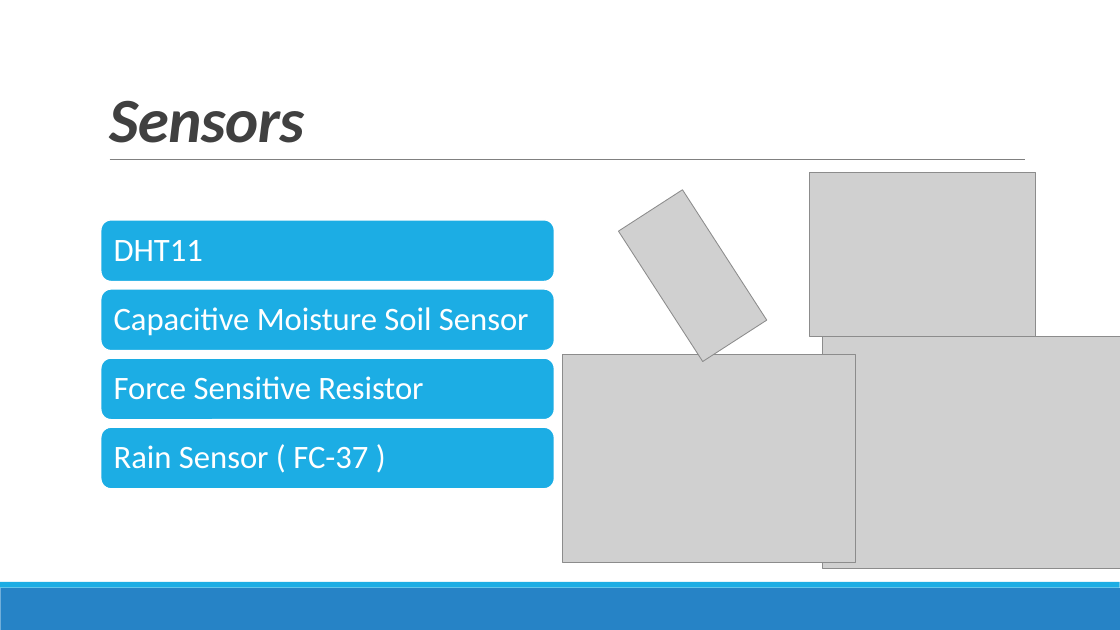
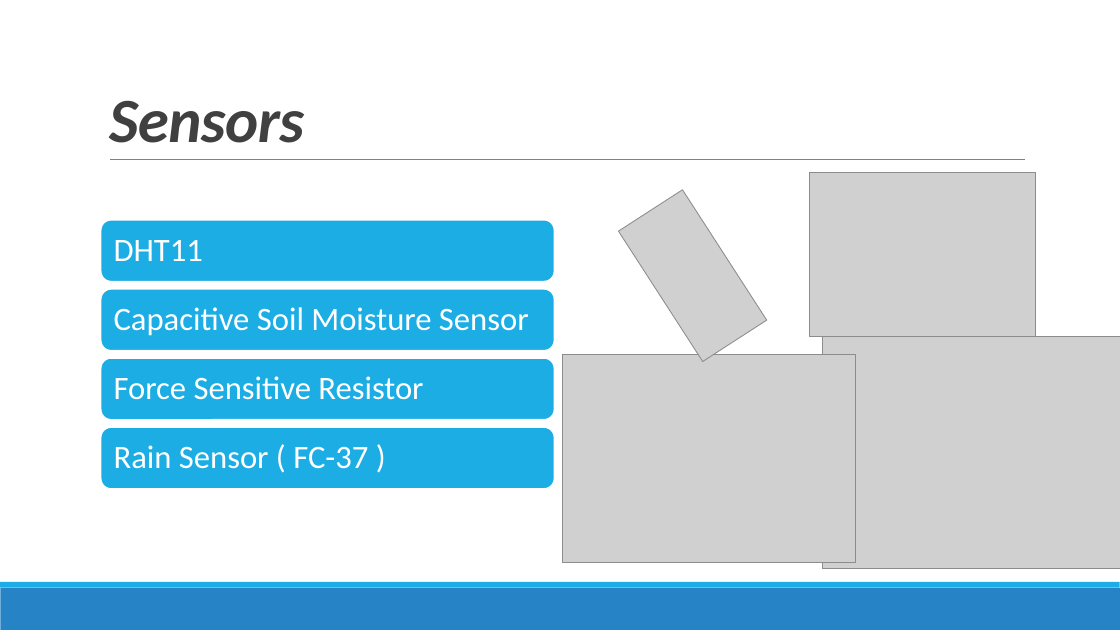
Before and after one commit to sarapeddy/drying-rack-smart, a slide deck: slide 25 of SMART STENDINO.pptx. Drawn at 1120x630 pixels with LibreOffice and Linux fonts; fonts in the diff are those of the drawing; grey boxes stand for pictures. Boxes give left, top, right and bottom in pixels: in the first picture for what was removed or moved away, otherwise in the second. Text is boxed around its words. In the diff, an @@ line names an element or a change of style, - is before the commit and + after.

Commit message:
Presentazione finale

```diff
--- a/SMART STENDINO.pptx
+++ b/SMART STENDINO.pptx
@@ text at (114,307,529,336): text changed @@
-Capacitive Moisture Soil Sensor
+Capacitive Soil Moisture Sensor
```
